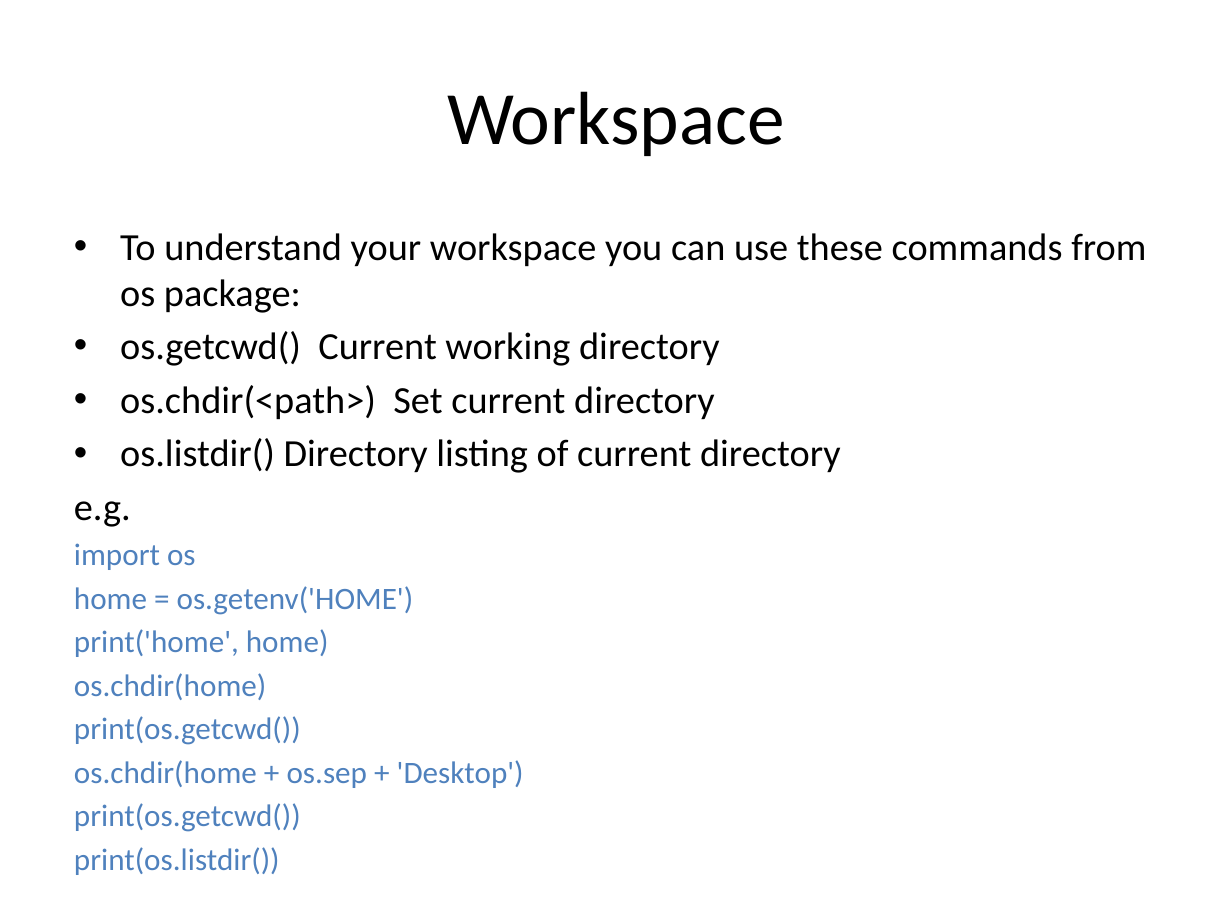
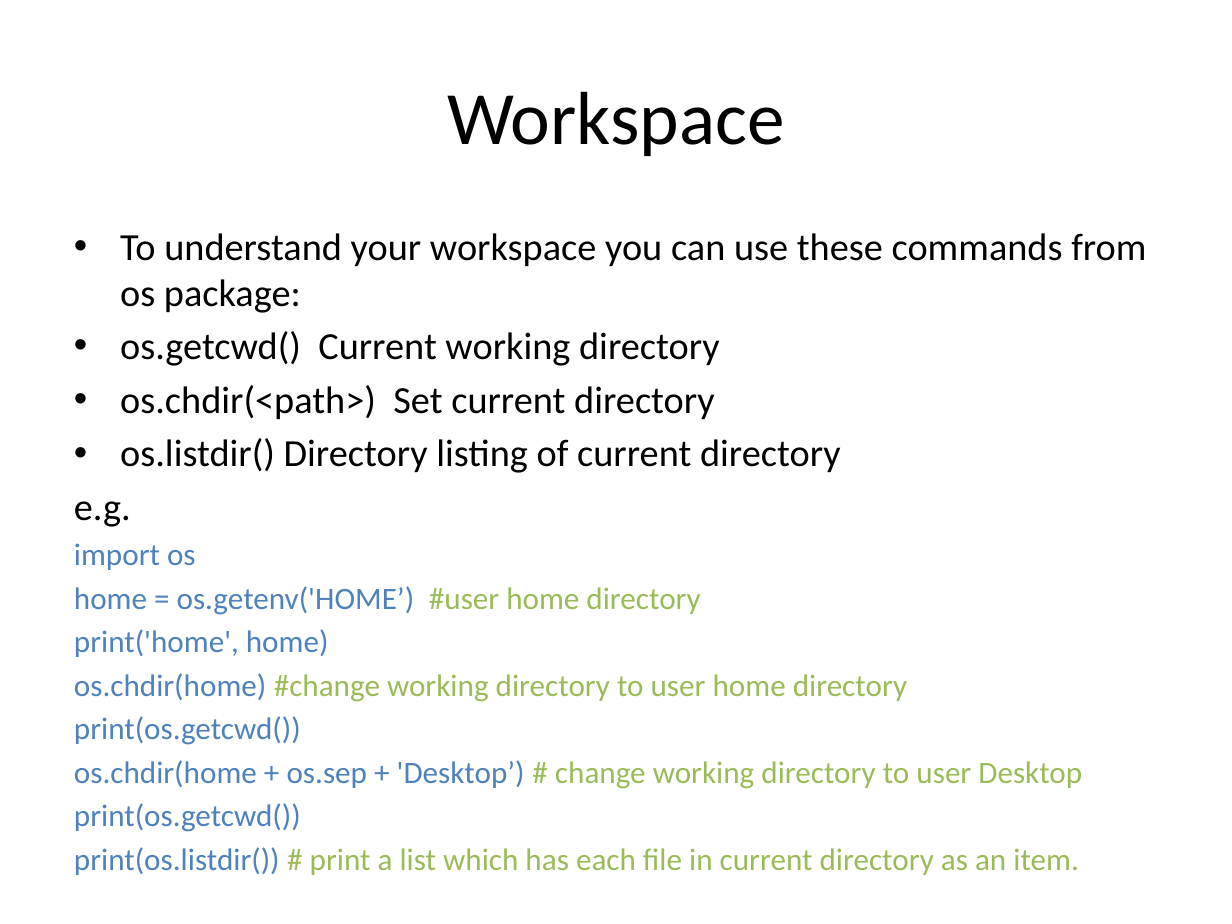
Before and after one commit to pradau/python_for_psychologists, a slide deck: slide 11 of Python_intro_lecture.pptx. Drawn at 1232x924 pixels with LibreOffice and Linux fonts; fonts in the diff are those of the drawing. Boxes give left, top, right and bottom in pixels: in the first picture for what was removed or moved away, otherwise in the second. Text is boxed around its words. In the diff, an @@ line names an element or a change of style, - is before the commit and + after.

```diff
--- a/Python_intro_lecture.pptx
+++ b/Python_intro_lecture.pptx
@@ text at (74, 586, 700, 615): text changed @@
-home = os.getenv('HOME')
+home = os.getenv('HOME’) #user home directory
@@ text at (74, 673, 907, 702): text changed; text colour #4F81BD to #9BBB59 @@
-os.chdir(home)
+os.chdir(home) #change working directory to user home directory
@@ text at (74, 760, 1082, 789): text changed; text colour #4F81BD to #9BBB59 @@
-os.chdir(home + os.sep + 'Desktop')
+os.chdir(home + os.sep + 'Desktop’) # change working directory to user Desktop
@@ text at (74, 847, 1079, 875): text changed; text colour #4F81BD to #9BBB59 @@
-print(os.listdir())
+print(os.listdir()) # print a list which has each file in current directory as an item.
```
Also in this commit, not shown: 15 other slides changed, 1 slide removed.
